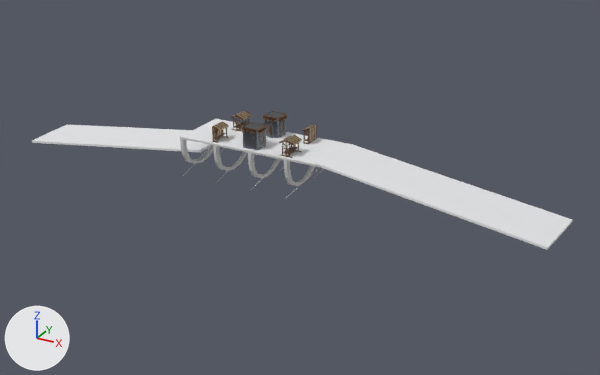
An edit to the glTF model roblox-games/mare-essentia/assets/inbox-hold/london_landmark_full.glb, drawn before and after from the same camera.
Both versions are drawn from a camera (50 mm lens) standing at (44.6, -73.2, 36.7) and looking at (4.1, 0.4, -0.1). The lights are fixed; the arrows at lower left show +X, +Y and +Z. The picture after the commit comes second.

Names of what the first picture shows: 'Continuous stone deck', 'Continuous stone deck.002', 'Continuous stone deck.003', 'House_4', 'House_4.001', 'Stone approach ramp', 'Stone approach ramp.001' and 9 more.
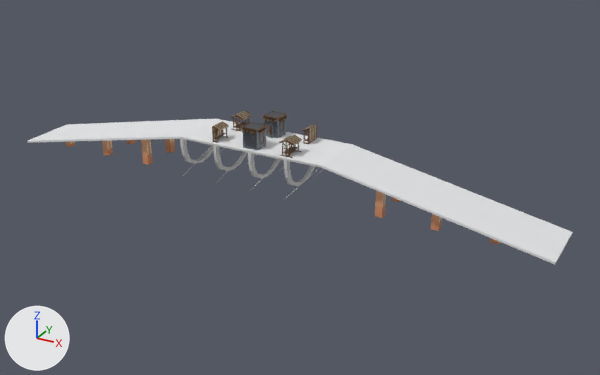
Commit message: Support London bridge approaches with registered stone piers

Boxes [x1, y1, x2, y2] around the edits, measured in the pictures (600 x 375 px):
'Stone approach ramp.001', turned: before [316, 144, 573, 250]; after [322, 144, 573, 264]
'Stone approach ramp', turned: before [32, 124, 211, 153]; after [28, 119, 214, 143]
'Stone approach pier.007', added: after [375, 191, 386, 218]
'Stone approach pier.005', added: after [141, 139, 153, 165]
'Stone approach pier.009', added: after [431, 214, 441, 231]
'Stone approach pier.003', added: after [102, 140, 113, 156]
'Stone approach pier.004', added: after [165, 139, 175, 153]
'Stone approach pier.001', added: after [66, 141, 75, 147]

Diff of the bpy script that builds the scene:
```diff
--- a/roblox-games/mare-essentia/assets/inbox-hold/london_landmark_full.glb.py
+++ b/roblox-games/mare-essentia/assets/inbox-hold/london_landmark_full.glb.py
@@ img_colormap @@
+img_colormap = load_image('colormap', '_unpacked/colormap', 512, 512, 'sRGB')
@@ mat_colormap @@
+mat_colormap = bpy.data.materials.new('colormap')
+# uses the picture img_colormap
@@ me_wall_pillar @@
+me_wall_pillar.from_pydata(...)  # 94 vertices, 186 faces; spans x -0.5..0.5, y -0.5..0.5, z 0.0..1.31
+me_wall_pillar.materials.append(mat_colormap)
@@ ob_stone_approach_ramp @@
 ob_stone_approach_ramp.location = (-32.84, 3.5, 0.0)
-ob_stone_approach_ramp.rotation_euler = (-1.585, -0.0975, 0.099)  # degrees (-91, -5.6, 5.7)
+ob_stone_approach_ramp.rotation_euler = (-1.571, -0.197, 0.0)  # degrees (-90, -11, 0)
 ob_stone_approach_ramp.scale = (8.16, 1.0, 2.33)
@@ ob_stone_approach_ramp_001 @@
 ob_stone_approach_ramp_001.location = (8.84, 3.5, 4.79)
-ob_stone_approach_ramp_001.rotation_euler = (-1.585, 0.0975, -0.099)  # degrees (-91, 5.6, -5.7)
+ob_stone_approach_ramp_001.rotation_euler = (-1.571, 0.197, 0.0)  # degrees (-90, 11, 0)
 ob_stone_approach_ramp_001.scale = (8.16, 1.0, 2.33)
@@ ob_stone_approach_pier_009 @@
+ob_stone_approach_pier_009 = bpy.data.objects.new('Stone approach pier.009', me_wall_pillar)
+ob_stone_approach_pier_009.location = (20.84, -2.2, 0.0)
+ob_stone_approach_pier_009.scale = (0.8, 0.8, 1.74)
@@ ob_stone_approach_pier_007 @@
+ob_stone_approach_pier_007 = bpy.data.objects.new('Stone approach pier.007', me_wall_pillar)
+ob_stone_approach_pier_007.location = (14.84, -2.2, 0.0)
+ob_stone_approach_pier_007.scale = (0.8, 0.8, 2.65)
@@ ob_stone_approach_pier_005 @@
+ob_stone_approach_pier_005 = bpy.data.objects.new('Stone approach pier.005', me_wall_pillar)
+ob_stone_approach_pier_005.location = (-14.84, -2.2, 0.0)
+ob_stone_approach_pier_005.scale = (0.8, 0.8, 2.65)
@@ ob_stone_approach_pier_004 @@
+ob_stone_approach_pier_004 = bpy.data.objects.new('Stone approach pier.004', me_wall_pillar)
+ob_stone_approach_pier_004.location = (-14.84, 2.2, 0.0)
+ob_stone_approach_pier_004.scale = (0.8, 0.8, 2.65)
@@ ob_stone_approach_pier_003 @@
+ob_stone_approach_pier_003 = bpy.data.objects.new('Stone approach pier.003', me_wall_pillar)
+ob_stone_approach_pier_003.location = (-20.84, -2.2, 0.0)
+ob_stone_approach_pier_003.scale = (0.8, 0.8, 1.74)
@@ ob_stone_approach_pier_001 @@
+ob_stone_approach_pier_001 = bpy.data.objects.new('Stone approach pier.001', me_wall_pillar)
+ob_stone_approach_pier_001.location = (-26.84, -2.2, 0.0)
+ob_stone_approach_pier_001.scale = (0.8, 0.8, 0.822)
```
